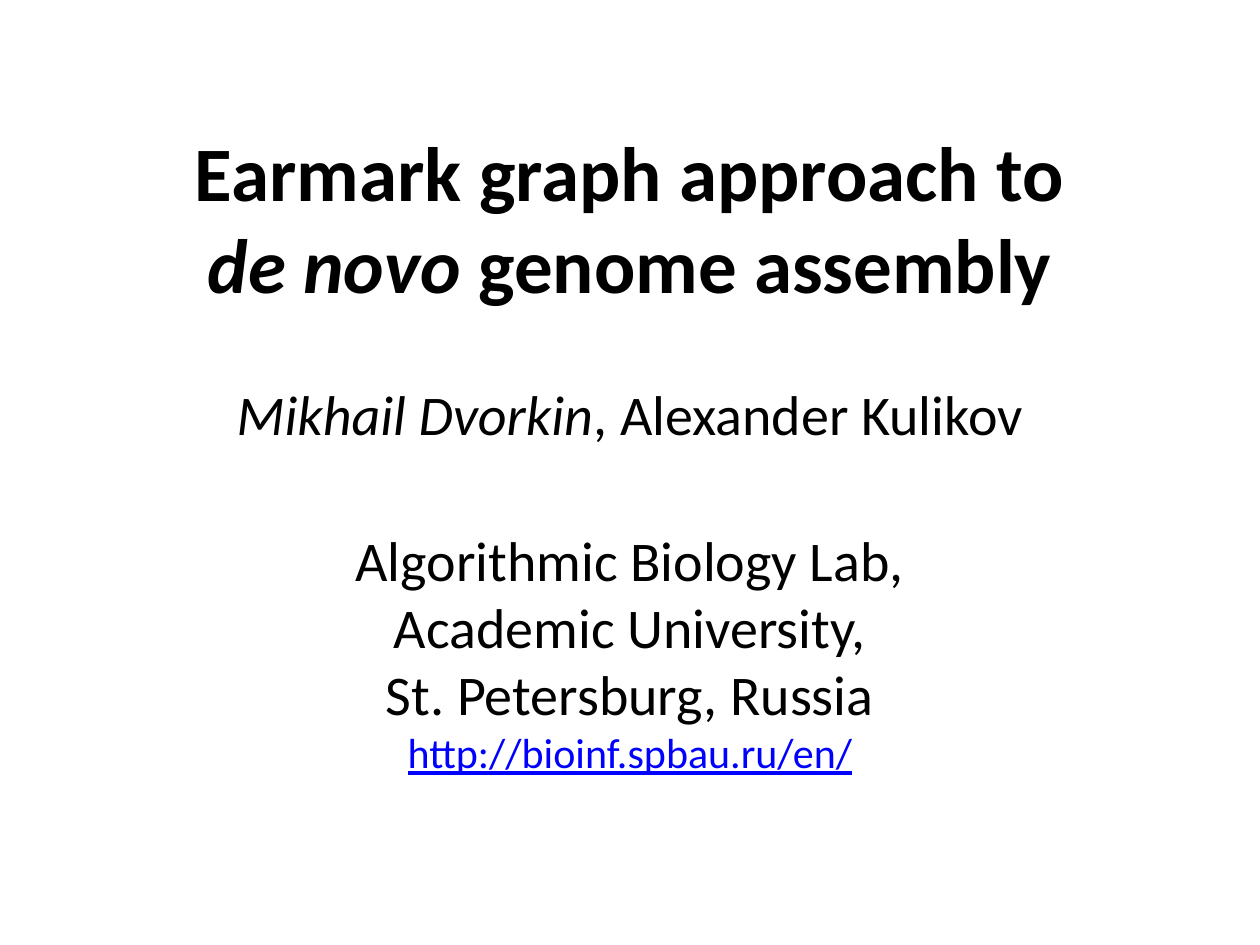
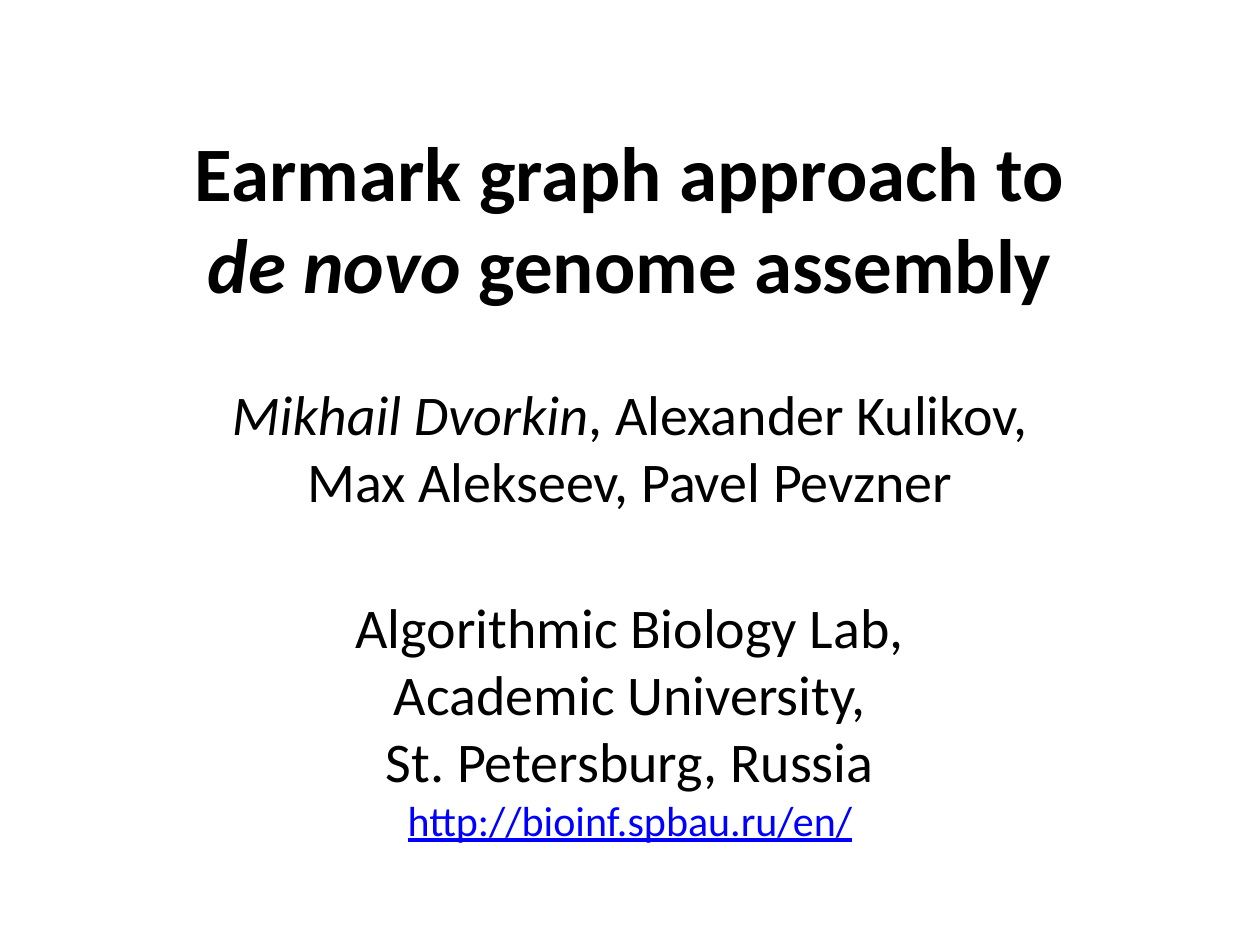
Before and after one commit to ablab/spades, a slide deck: slide 1 of assembler/docs/abruijn/presentation.pptx. Drawn at 1260x945 pixels with LibreOffice and Linux fonts; fonts in the diff are those of the drawing. Boxes give left, top, right and bottom in pixels: in the first picture for what was removed or moved away, otherwise in the second. Text is boxed around its words. In the diff, an @@ line names an element or a change of style, - is before the commit and + after.

```diff
--- a/assembler/docs/abruijn/presentation.pptx
+++ b/assembler/docs/abruijn/presentation.pptx
@@ subtitle at (x1=232, y1=396, x2=1027, y2=509): text changed @@
-Mikhail Dvorkin, Alexander Kulikov
+Mikhail Dvorkin, Alexander Kulikov,
+Max Alekseev, Pavel Pevzner
```
Also in this commit, not shown: 7 other slides changed, 1 slide added.
